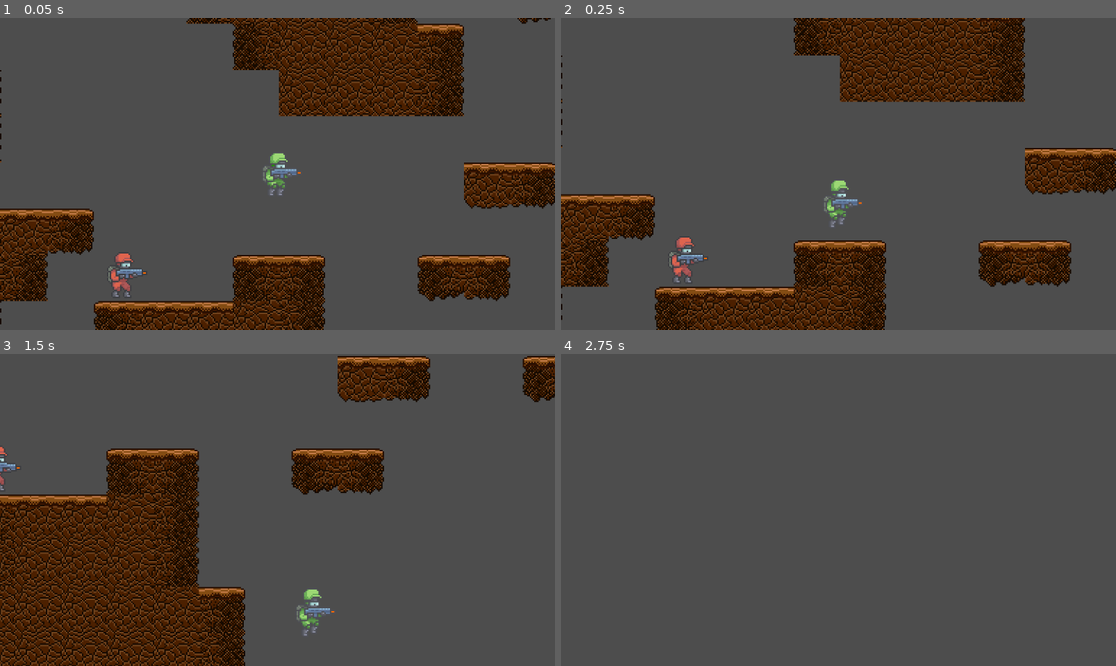
Above: before the commit, frames 1-4 (two rows, left to right).
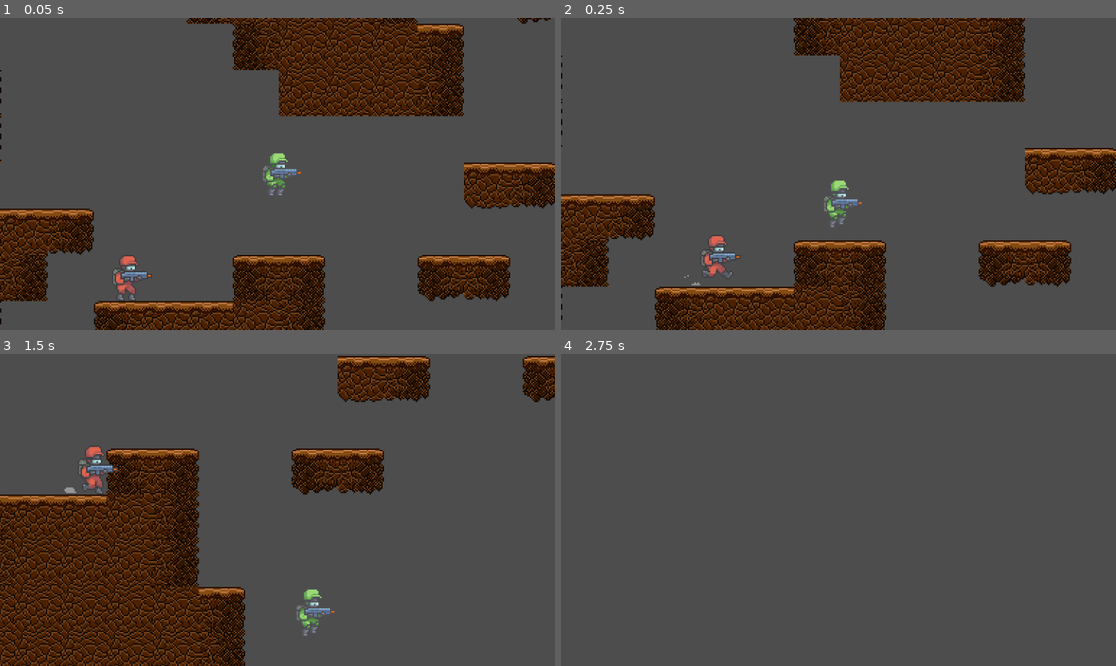
Above: after the commit, the same moments.

Repository: code-rizzard/TeamGunner
Game: Godot game, scene res://main.tscn
The game is run twice, just before and just after one commit, with the same random seed, the same clock (stepped at 60 frames per second) and the same inputs.
Inputs (mouse positions are in pixels of both pictures, inside the frame that each line leads up to):
- Up to frame 1 (0.05 s): no input
- Up to frame 2 (0.25 s): no input
- Up to frame 3 (1.5 s): move the mouse to (399, 494) at 0.52 s; hold D (move_right) from 0.53 s (still down); click (399, 494) at 0.6 s; tap Space (jump) at 0.77 s; move the mouse to (166, 525) at 1.27 s; tap S (crouch) at 1.35 s
- Up to frame 4 (2.75 s): tap Space (jump) at 1.52 s; click (727, 525) at 1.55 s; move the mouse to (894, 441) at 2.02 s; release D (move_right) at 2.03 s; hold A (move_left) from 2.03 s (still down); click (894, 441) at 2.1 s

The runs differ from the first frame. In frame 1, 0.4% of the frame differs, in the area x 19-28%, y 75-91%; in frame 2, 0.7%, in the area x 19-33%, y 69-86%; in frame 3, 0.5%; in frame 4, nothing differs.

Commit message:
Started the states

Diff:
--- a/src/mobs/enemies/red/red_enemy.tscn
+++ b/src/mobs/enemies/red/red_enemy.tscn
@@ -6,8 +6,14 @@
 [ext_resource type="Texture2D" uid="uid://seh7madiryoi" path="res://assets/CHARACTER_SPRITES/Red/Gunner_Red_Idle.png" id="3_rtr20"]
 [ext_resource type="Texture2D" uid="uid://lbvrjlogs468" path="res://assets/CHARACTER_SPRITES/Red/Gunner_Red_Run.png" id="4_nfald"]
 [ext_resource type="Script" path="res://src/lib/hurtbox.gd" id="6_d3pqj"]
+[ext_resource type="Script" path="res://src/lib/state_machine.gd" id="7_g876t"]
+[ext_resource type="Script" path="res://src/mobs/enemies/red/states/idle_state.gd" id="8_6p1n5"]
+[ext_resource type="Script" path="res://src/mobs/enemies/red/states/fall_state.gd" id="8_m5h34"]
+[ext_resource type="Script" path="res://src/mobs/enemies/red/states/walk_state.gd" id="10_uuykt"]
+[ext_resource type="Script" path="res://src/lib/state_viewer.gd" id="11_nb540"]
 
 [sub_resource type="RectangleShape2D" id="RectangleShape2D_tadrg"]
+size = Vector2(18, 33)
 
 [sub_resource type="AtlasTexture" id="AtlasTexture_yvcjo"]
 atlas = ExtResource("1_cilhe")
@@ -189,6 +195,7 @@
 muzzle = NodePath("Muzzle")
 
 [node name="CollisionShape2D" type="CollisionShape2D" parent="."]
+position = Vector2(-1, -1.5)
 shape = SubResource("RectangleShape2D_tadrg")
 
 [node name="AnimatedSprite2D" type="AnimatedSprite2D" parent="."]
@@ -204,3 +211,34 @@
 shape = SubResource("RectangleShape2D_3v5r8")
 
 [node name="Muzzle" type="Marker2D" parent="."]
+
+[node name="StateMachine" type="Node" parent="." node_paths=PackedStringArray("target", "initial_state")]
+script = ExtResource("7_g876t")
+target = NodePath("..")
+initial_state = NodePath("Idle")
+
+[node name="FallState" type="Node" parent="StateMachine" node_paths=PackedStringArray("idle_state", "fall_state")]
+script = ExtResource("8_m5h34")
+idle_state = NodePath("../Idle")
+fall_state = NodePath(".")
+
+[node name="Idle" type="Node" parent="StateMachine" node_paths=PackedStringArray("walk_state", "fall_state")]
+script = ExtResource("8_6p1n5")
+walk_state = NodePath("../WalkState")
+fall_state = NodePath("../FallState")
+
+[node name="WalkState" type="Node" parent="StateMachine" node_paths=PackedStringArray("idle_state")]
+script = ExtResource("10_uuykt")
+idle_state = NodePath("../Idle")
+
+[node name="StateViewer" type="Node2D" parent="StateMachine" node_paths=PackedStringArray("text_label")]
+visible = false
+script = ExtResource("11_nb540")
+text_label = NodePath("Label")
+
+[node name="Label" type="Label" parent="StateMachine/StateViewer"]
+offset_left = -17.0
+offset_top = -40.0
+offset_right = 23.0
+offset_bottom = -14.0
+text = "sadf"
--- /dev/null
+++ b/src/mobs/enemies/red/states/base_state.gd
@@ -0,0 +1,17 @@
+extends State
+
+
+@onready var parent : Node2D
+
+func _on_ready():
+	parent = target
+
+
+func _on_physics_process(delta: float) -> State:
+	var r = super(delta)
+	if r != null:
+		return r
+
+	if not parent.is_on_floor():
+		parent.velocity.y += parent.gravity * delta
+	return null
--- /dev/null
+++ b/src/mobs/enemies/red/states/fall_state.gd
@@ -0,0 +1,11 @@
+extends "res://src/mobs/enemies/red/states/move_state.gd"
+
+@export var idle_state : State
+
+func _on_physics_process(delta) -> State:
+	var r := super(delta)
+	if r != null:
+		return r
+	if parent.is_on_floor():
+		return idle_state
+	return null
--- /dev/null
+++ b/src/mobs/enemies/red/states/idle_state.gd
@@ -0,0 +1,28 @@
+extends "res://src/mobs/enemies/red/states/base_state.gd"
+
+
+@export var walk_state : State
+@export var shoot_state : State
+@export var fall_state : State
+
+func  _on_enter(prev_state : State) -> void:
+	super(prev_state)
+	self.parent.anim_player.play("idle")
+
+
+
+func _on_physics_process(_delta) -> State :
+	var r := super(_delta)
+	if r != null:
+		return r
+
+	target.velocity.x = lerpf(target.velocity.x, 0, 0.7)
+	if not parent.is_on_floor() and parent.velocity.y > 0:
+		return fall_state
+
+	return walk_state
+
+
+func _on_after_physics_process(delta : float) -> State:
+	parent.move_and_slide()
+	return super(delta)
--- /dev/null
+++ b/src/mobs/enemies/red/states/move_state.gd
@@ -0,0 +1,21 @@
+extends "res://src/mobs/enemies/red/states/base_state.gd"
+
+@export var shoot_state : State
+@export var fall_state : State
+
+
+func _on_physics_process(delta: float) -> State:
+    var r = super(delta)
+    if r != null:
+        return r
+    parent.velocity.x = parent.movement_speed
+    parent.velocity.y += parent.gravity * delta
+    return null
+
+func _on_after_physics_process(delta: float) -> State:
+    var r = super(delta)
+    if r != null:
+        return r
+
+    parent.move_and_slide()
+    return null
--- /dev/null
+++ b/src/mobs/enemies/red/states/walk_state.gd
@@ -0,0 +1,18 @@
+extends "res://src/mobs/enemies/red/states/move_state.gd"
+
+
+
+@export var idle_state : State
+
+func  _on_enter(prev_state : State) -> void:
+	super(prev_state)
+	self.parent.anim_player.play("walk")
+
+
+func _on_physics_process(delta: float) -> State:
+	var r := super(delta)
+	if r != null:
+		return r
+	# if target.input_direction == 0:
+	# 	return idle_state
+	return null
Not shown: 1 places in src/mobs/enemies/red/red_enemy.tscn that only renumber resources
